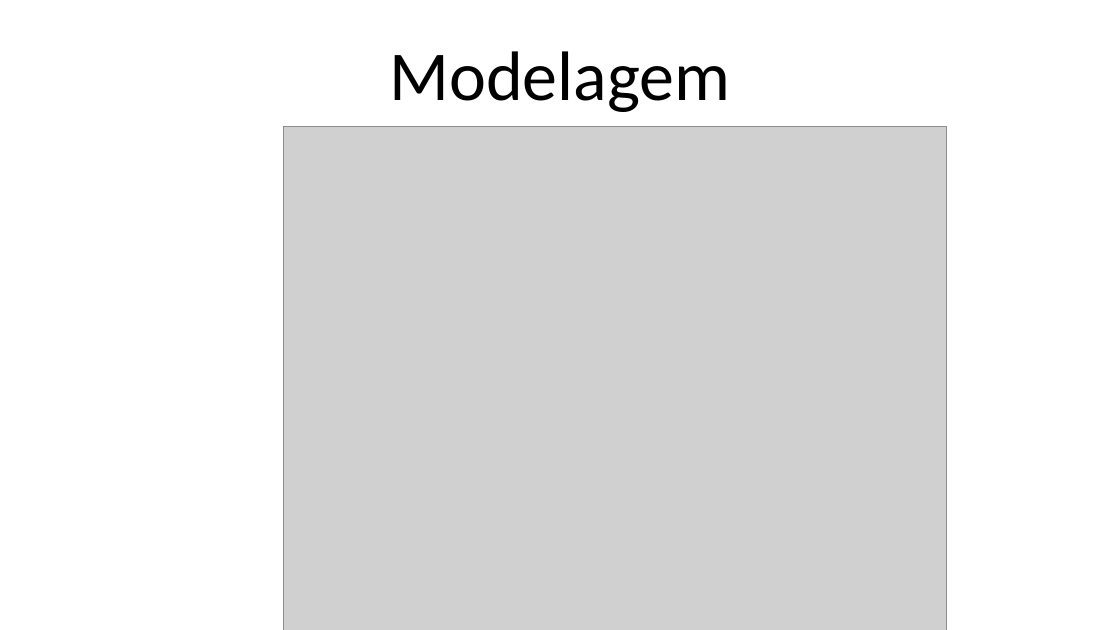
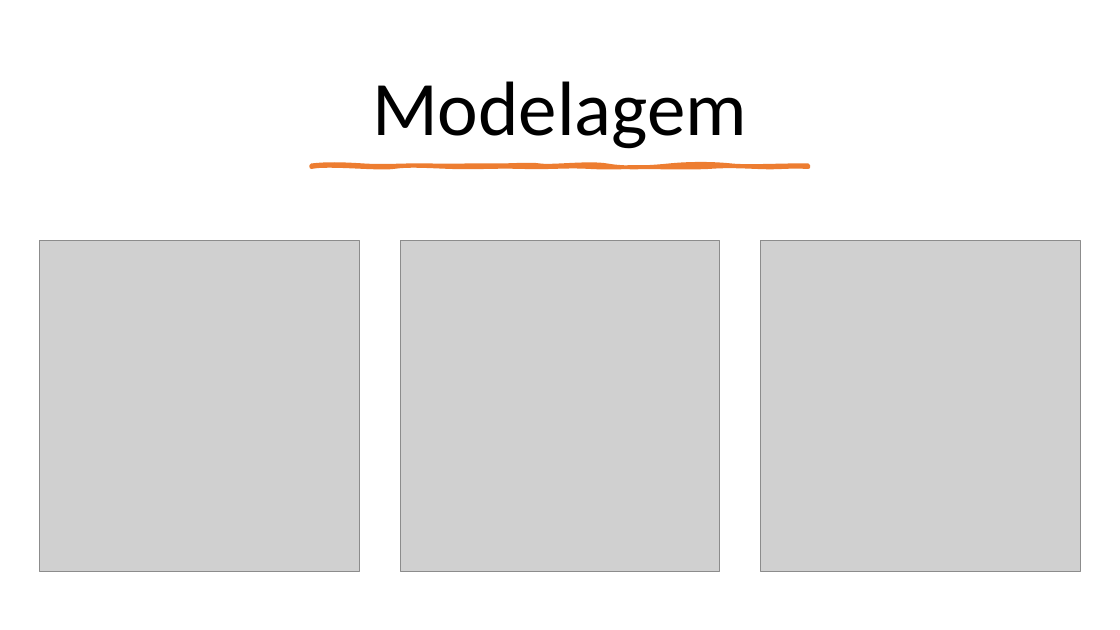
Before and after one commit to arturstaation/GrafoComercioExterior, a slide deck: slide 5 of Apresentação Grafos.pptx (slide 4 before the commit). Drawn at 1120x630 pixels with LibreOffice and Linux fonts; fonts in the diff are those of the drawing; grey boxes stand for pictures. Boxes give left, top, right and bottom in pixels: in the first picture for what was removed or moved away, otherwise in the second. Text is boxed around its words. In the diff, an @@ line names an element or a change of style, - is before the commit and + after.

```diff
--- a/Apresentação Grafos.pptx
+++ b/Apresentação Grafos.pptx
@@ title "Modelagem": place and size @@
-title "Modelagem" at (389, 51, 730, 112)
+title "Modelagem" at (372, 81, 747, 149)
@@ title "Modelagem" at (372, 81, 747, 149): size 60 to 66 pt; vertical alignment bottom to middle @@
@@ freeform shape added at (312, 166, 809, 167), fill #ED7D31, outline #ED7D31 3.25 pt @@
@@ picture added at (39, 241, 359, 572) @@
@@ picture: place and size @@
-picture at (284, 126, 947, 630)
+picture at (400, 241, 719, 572)
@@ picture added at (761, 241, 1081, 572) @@
```
Also in this commit, not shown: 5 other slides changed.
